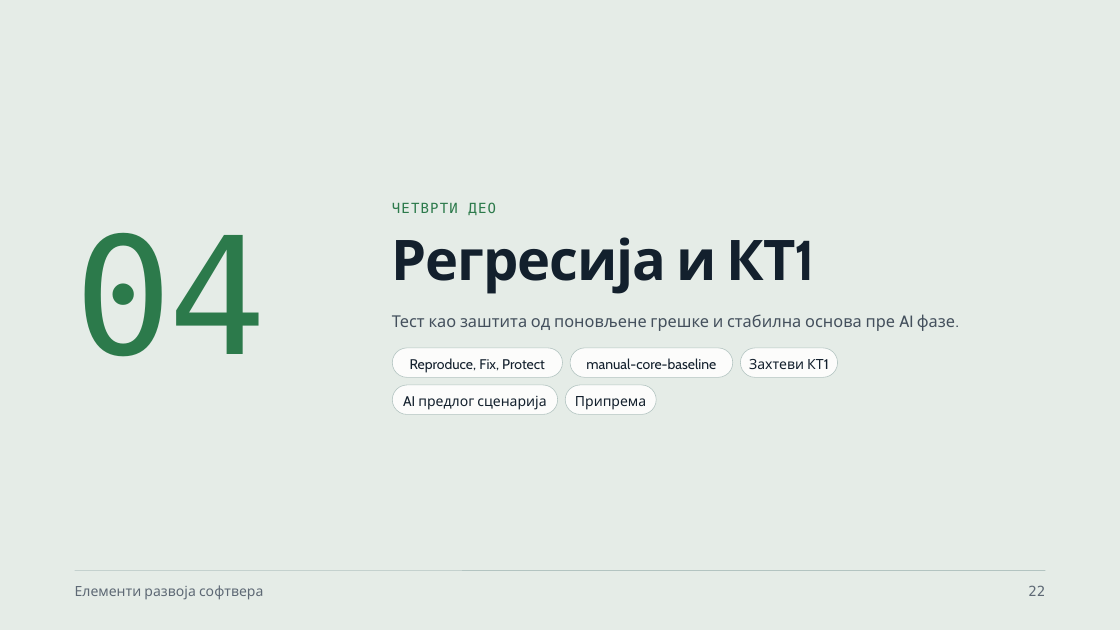
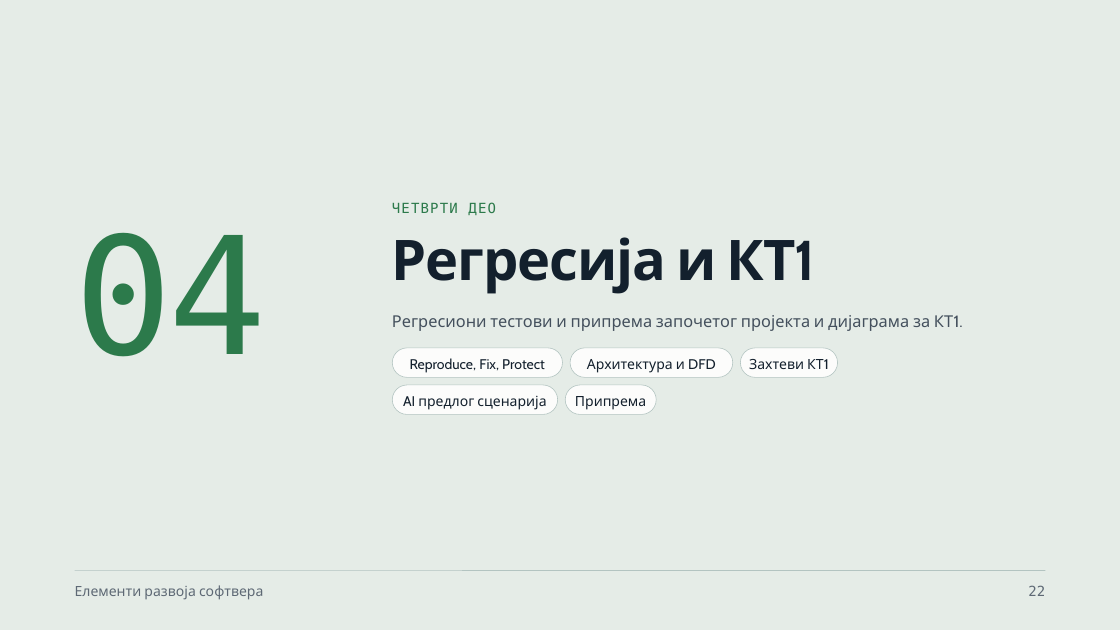
Before and after one commit to owlCoder/ftn-nastavni-portal, a slide deck: slide 22 of public/downloads/ers-prezentacije/04_Testabilni_dizajn_NUnit_i_Moq.pptx. Drawn at 1120x630 pixels with LibreOffice and Linux fonts; fonts in the diff are those of the drawing. Boxes give left, top, right and bottom in pixels: in the first picture for what was removed or moved away, otherwise in the second. Text is boxed around its words. In the diff, an @@ line names an element or a change of style, - is before the commit and + after.

```diff
--- a/public/downloads/ers-prezentacije/04_Testabilni_dizajn_NUnit_i_Moq.pptx
+++ b/public/downloads/ers-prezentacije/04_Testabilni_dizajn_NUnit_i_Moq.pptx
@@ text at bbox=[392, 315, 930, 331]: text changed @@
-Тест као заштита од поновљене грешке и стабилна основа пре AI фазе.
+Регресиони тестови и припрема започетог пројекта и дијаграма за КТ1.
@@ text in rounded rectangle at bbox=[587, 359, 716, 373]: text changed @@
-manual-core-baseline
+Архитектура и DFD
```
Also in this commit, not shown: 4 other slides changed, 32 other files.
